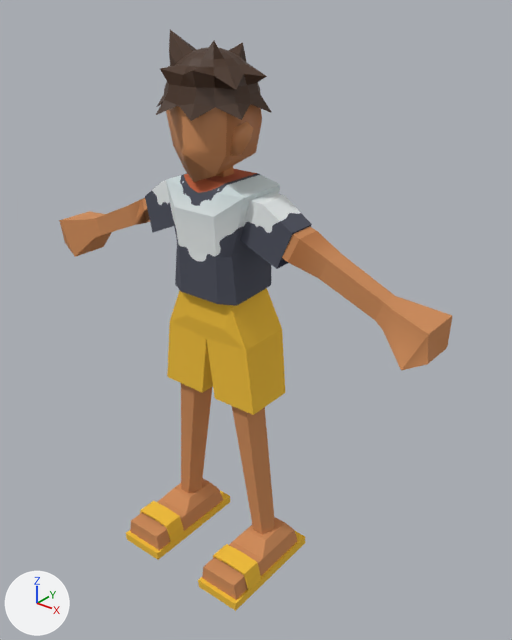
An edit to the glTF model Character Model For Programer/Melee Zombie Male/Melee Zombie Male.glb, drawn before and after from the same camera.
Before and after are seen from a 50 mm lens placed at (1.471, -1.632, 1.984), pointed at (0.112, 0.067, 0.931). Every picture has the same lights, and +X, +Y and +Z are marked at lower left. The picture after the commit comes second. Where no turn or scale is listed for an object, it has been applied to the vertices. Vertices at exactly the same position are counted once.

Script lines for the objects in view, before the commit:
```python
ob_head = bpy.data.objects.new('Head', me_head_male_002)
ob_head.location = (0.0, 0.0, 0.0)
ob_left_foot = bpy.data.objects.new('Left_Foot', me_body_male_016_010)
ob_left_foot.location = (0.0, 0.0, 0.0)
ob_left_hand = bpy.data.objects.new('Left_Hand', me_body_male_016_014)
ob_left_hand.location = (0.0, 0.0, 0.0)
ob_lower_left_arm = bpy.data.objects.new('Lower_Left_Arm', me_body_male_016_005)
ob_lower_left_arm.location = (0.0, 0.0, 0.0)
ob_lower_left_leg = bpy.data.objects.new('Lower_Left_Leg', me_body_male_016_003)
ob_lower_left_leg.location = (0.0, 0.0, 0.0)
ob_lower_right_arm = bpy.data.objects.new('Lower_Right_Arm', me_body_male_016_007)
ob_lower_right_arm.location = (0.0, 0.0, 0.0)
ob_lower_right_leg = bpy.data.objects.new('Lower_Right_Leg', me_body_male_016_004)
ob_lower_right_leg.location = (0.0, 0.0, 0.0)
ob_right_foot = bpy.data.objects.new('Right_Foot', me_body_male_016_011)
ob_right_foot.location = (0.0, 0.0, 0.0)
ob_sphere = bpy.data.objects.new('Sphere', me_sphere)
ob_sphere.location = (0.0, 0.0, 1.653)
# also in view: 'Right__Flipflop.001' at (-0.194, -0.049, 0.024); 'Upper_Left_Arm' at (0.279, 0.03, 1.273); 'Pant' at (0.0, 0.035, 0.958); 'Left_Legging' at (0.102, 0.036, 0.769); 'Cloth_Right_Arm.002' at (-0.221, 0.029, 1.282)
```
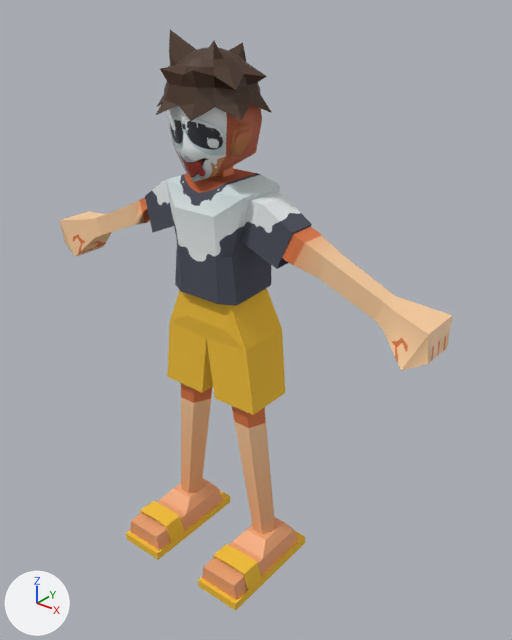
Where the newer file only moved an object's origin or applied its transform, the numbers keep the older frame.

Pixel boxes [x1, y1, x2, y2] of what changed, in the pictures (512 x 640 px):
'Head', recoloured
    both: [166, 104, 262, 182]
'Left_Hand', recoloured (orange to beige)
    both: [375, 296, 452, 370]
'Left_Foot', recoloured, surface changed
    both: [202, 517, 297, 600]
'Right_Foot', recoloured, surface changed
    both: [130, 478, 223, 550]
'Lower_Left_Arm', recoloured (orange to beige)
    both: [319, 254, 395, 320]
'Lower_Left_Leg', recoloured, surface changed (lighter)
    both: [239, 439, 274, 535]
'Upper_Left_Arm', recoloured
    both: [282, 226, 341, 278]
'Lower_Right_Leg', recoloured, surface changed (lighter)
    both: [181, 418, 209, 493]
'Right_Hand', recoloured (lighter)
    both: [59, 211, 114, 257]
'Upper_Right_Leg', recoloured, surface changed
    both: [181, 383, 212, 424]
'Lower_Right_Arm', recoloured (lighter)
    both: [96, 206, 133, 235]
'Upper_Right_Arm', recoloured (lighter)
    both: [127, 198, 150, 225]
part 5 of me_body_male_016_012, surface changed
    both: [232, 407, 267, 452]
part 6 of me_body_male_016_012, recoloured
    both: [232, 407, 267, 452]

The change, as a diff of the scene's bpy script:
```diff
--- a/Character Model For Programer/Melee Zombie Male/Melee Zombie Male.glb.py
+++ b/Character Model For Programer/Melee Zombie Male/Melee Zombie Male.glb.py
@@ me_head_male_002 @@
 me_head_male_002.from_pydata(...)  # 52 vertices, 92 faces; spans x -0.165..0.165, y -0.138..0.172, z 1.422..1.751
-me_head_male_002.materials.append(mat_head_male)  # picture img_melee_zombie_1
+me_head_male_002.materials.append(mat_head_male_001)  # picture img_base_zombie_male_face
@@ me_body_male_016_014 @@
 me_body_male_016_014.from_pydata(...)  # 14 vertices, 24 faces; spans x 0.593..0.782, y -0.038..0.11, z 0.995..1.159
-me_body_male_016_014.materials.append(mat_body_male_016)  # picture img_base_male_zombie_body_1
+me_body_male_016_014.materials.append(mat_body_male_016_001)  # picture img_base_male_body_2
@@ me_body_male_016_003 @@
 me_body_male_016_003.from_pydata(...)  # 10 vertices, 14 faces; spans x 0.084..0.232, y -0.033..0.093, z 0.067..0.467
-me_body_male_016_003.materials.append(mat_body_male_016)  # picture img_base_male_zombie_body_1
+# me_body_male_016_003 part 2: texture (UV) coordinates of 14 of 14 faces, centred in x 0.113..0.214, y -0.028..0.069, z 0.067..0.467, changed; they spanned u 0.04..0.07, v 0.55..0.61 and now span u 0.23..0.25, v 0.55..0.59
+me_body_male_016_003.materials.append(mat_body_male_016_001)  # picture img_base_male_body_2
@@ me_body_male_016_013 @@
 me_body_male_016_013.from_pydata(...)  # 15 vertices, 27 faces; spans x -0.197..-0.015, y -0.049..0.099, z 0.467..0.903
-me_body_male_016_013.materials.append(mat_body_male_016)  # picture img_base_male_zombie_body_1
+# me_body_male_016_013 part 7: texture (UV) coordinates of 27 of 27 faces, centred in x -0.18..-0.038, y -0.049..0.073, z 0.467..0.9, changed; they spanned u 0.05..0.1, v 0.66..0.79 and now span u 0.06..0.25, v 0.59..0.78
+me_body_male_016_013.materials.append(mat_body_male_016_001)  # picture img_base_male_body_2
@@ me_body_male_016_012 @@
-me_body_male_016_012.from_pydata(...)  # 15 vertices, 27 faces; spans x 0.015..0.197, y -0.049..0.099, z 0.467..0.903
+me_body_male_016_012.from_pydata(...)  # 17 vertices, 28 faces; spans x 0.015..0.197, y -0.049..0.099, z 0.467..0.903
+# me_body_male_016_012 part 5: 14 kept faces spanning x 0.031..0.197, y -0.049..0.099, z 0.467..0.784 get new texture (UV) coordinates
+# me_body_male_016_012 part 6: 20 faces spanning x 0.015..0.197, y -0.049..0.099, z 0.467..0.903 switch from mat_body_male_016 (picture img_base_male_zombie_body_1) to mat_body_male_016_001 (picture img_base_male_body_2)
+# edits to the shape of me_body_male_016_012 do not show in these pictures
@@ me_body_male_016_001 @@
 me_body_male_016_001.from_pydata(...)  # 12 vertices, 20 faces; spans x 0.129..0.43, y -0.027..0.086, z 1.176..1.37
-me_body_male_016_001.materials.append(mat_body_male_016)  # picture img_base_male_zombie_body_1
+me_body_male_016_001.materials.append(mat_body_male_016_001)  # picture img_base_male_body_2
@@ me_body_male_016_005 @@
 me_body_male_016_005.from_pydata(...)  # 8 vertices, 12 faces; spans x 0.401..0.618, y 0.005..0.074, z 1.097..1.243
-me_body_male_016_005.materials.append(mat_body_male_016)  # picture img_base_male_zombie_body_1
+me_body_male_016_005.materials.append(mat_body_male_016_001)  # picture img_base_male_body_2
@@ me_body_male_016_010 @@
 me_body_male_016_010.from_pydata(...)  # 16 vertices, 28 faces; spans x 0.11..0.275, y -0.248..0.126, z -0.007..0.1
-me_body_male_016_010.materials.append(mat_body_male_016)  # picture img_base_male_zombie_body_1
+# me_body_male_016_010 part 1: texture (UV) coordinates of 28 of 28 faces, centred in x 0.114..0.271, y -0.248..0.122, z -0.007..0.1, changed; they spanned u 0.03..0.07, v 0.51..0.54 and now span u 0.23..0.25, v 0.54..0.55
+me_body_male_016_010.materials.append(mat_body_male_016_001)  # picture img_base_male_body_2
@@ me_body_male_016_004 @@
 me_body_male_016_004.from_pydata(...)  # 10 vertices, 14 faces; spans x -0.232..-0.084, y -0.033..0.093, z 0.067..0.467
-me_body_male_016_004.materials.append(mat_body_male_016)  # picture img_base_male_zombie_body_1
+# me_body_male_016_004 part 3: texture (UV) coordinates of 14 of 14 faces, centred in x -0.214..-0.123, y -0.028..0.069, z 0.067..0.467, changed; they spanned u 0.04..0.07, v 0.55..0.61 and now span u 0.23..0.25, v 0.55..0.59
+me_body_male_016_004.materials.append(mat_body_male_016_001)  # picture img_base_male_body_2
@@ me_body_male_016_011 @@
 me_body_male_016_011.from_pydata(...)  # 16 vertices, 28 faces; spans x -0.275..-0.11, y -0.248..0.126, z -0.007..0.1
-me_body_male_016_011.materials.append(mat_body_male_016)  # picture img_base_male_zombie_body_1
+# me_body_male_016_011 part 4: texture (UV) coordinates of 28 of 28 faces, centred in x -0.271..-0.114, y -0.248..0.122, z -0.007..0.1, changed; they spanned u 0.03..0.07, v 0.51..0.54 and now span u 0.23..0.25, v 0.54..0.55
+me_body_male_016_011.materials.append(mat_body_male_016_001)  # picture img_base_male_body_2
@@ me_body_male_016_002 @@
 me_body_male_016_002.from_pydata(...)  # 12 vertices, 22 faces; spans x -0.43..-0.129, y -0.027..0.086, z 1.176..1.37
-me_body_male_016_002.materials.append(mat_body_male_016)  # picture img_base_male_zombie_body_1
+me_body_male_016_002.materials.append(mat_body_male_016_001)  # picture img_base_male_body_2
@@ me_body_male_016_015 @@
 me_body_male_016_015.from_pydata(...)  # 14 vertices, 24 faces; spans x -0.782..-0.593, y -0.038..0.11, z 0.995..1.159
-me_body_male_016_015.materials.append(mat_body_male_016)  # picture img_base_male_zombie_body_1
+me_body_male_016_015.materials.append(mat_body_male_016_001)  # picture img_base_male_body_2
@@ me_body_male_016_007 @@
 me_body_male_016_007.from_pydata(...)  # 8 vertices, 12 faces; spans x -0.618..-0.401, y 0.005..0.074, z 1.098..1.244
-me_body_male_016_007.materials.append(mat_body_male_016)  # picture img_base_male_zombie_body_1
+me_body_male_016_007.materials.append(mat_body_male_016_001)  # picture img_base_male_body_2
```
